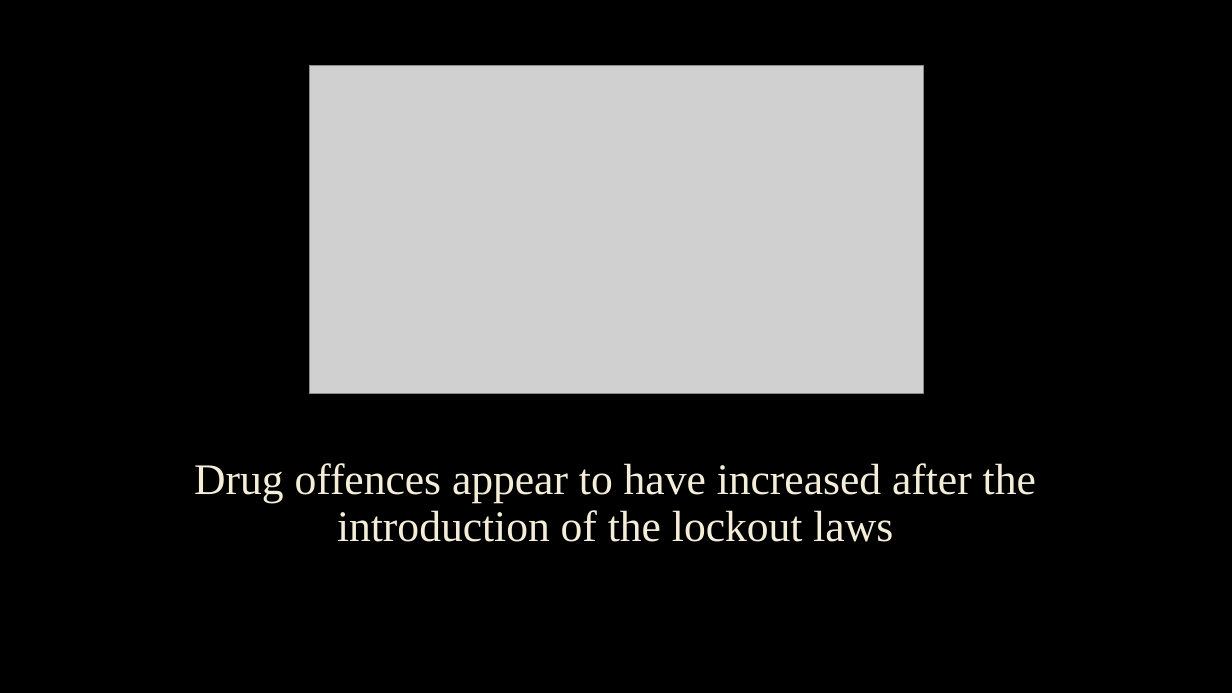
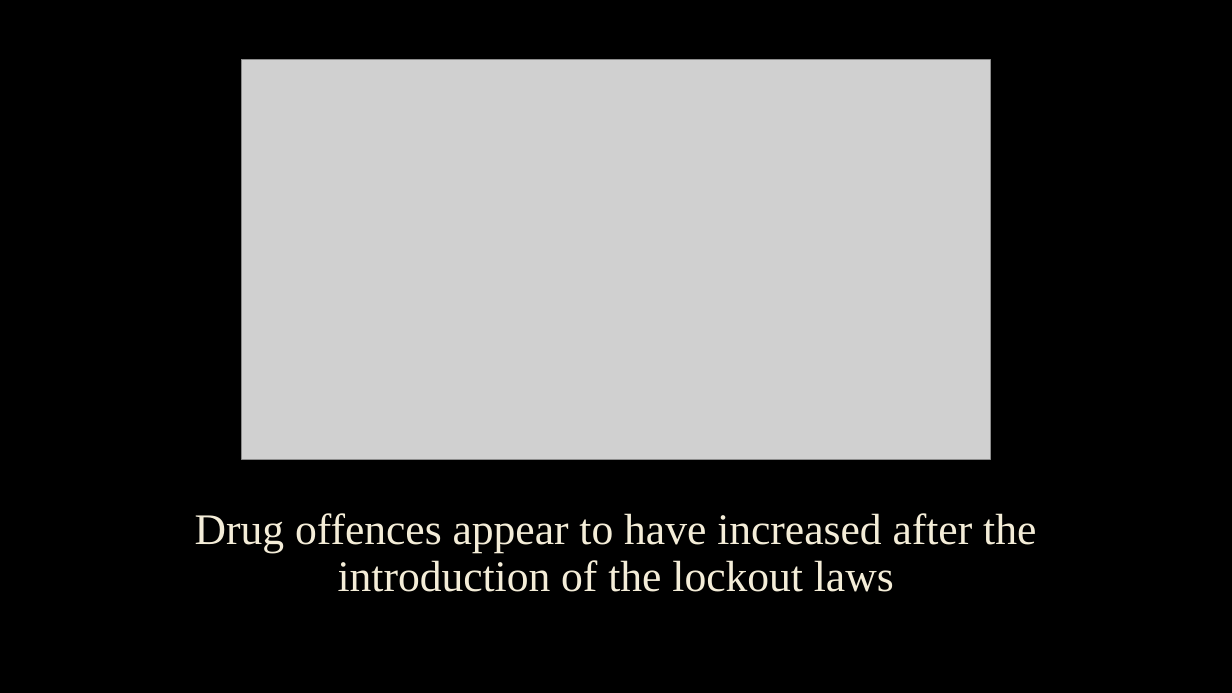
Before and after one commit to sebgiunta/IOD_Mini_Project_1_crimedata, a slide deck: slide 15 of iod_mini_project_crime_data.pptx (slide 13 before the commit). Drawn at 1232x693 pixels with LibreOffice and Linux fonts; fonts in the diff are those of the drawing; grey boxes stand for pictures; background and template pictures are left out. Boxes give left, top, right and bottom in pixels: in the first picture for what was removed or moved away, otherwise in the second. Text is boxed around its words. In the diff, an @@ line names an element or a change of style, - is before the commit and + after.

```diff
--- a/iod_mini_project_crime_data.pptx
+++ b/iod_mini_project_crime_data.pptx
@@ picture: place and size @@
-picture at (310,65,923,393)
+picture at (242,59,991,459)
@@ title "Drug offences appear to have ...": place and size @@
-title "Drug offences appear to have ..." at (194,463,1036,542)
+title "Drug offences appear to have ..." at (195,513,1036,592)
```
Also in this commit, not shown: 7 other slides changed, 4 slides added, 1 slide removed, 1 other file.
